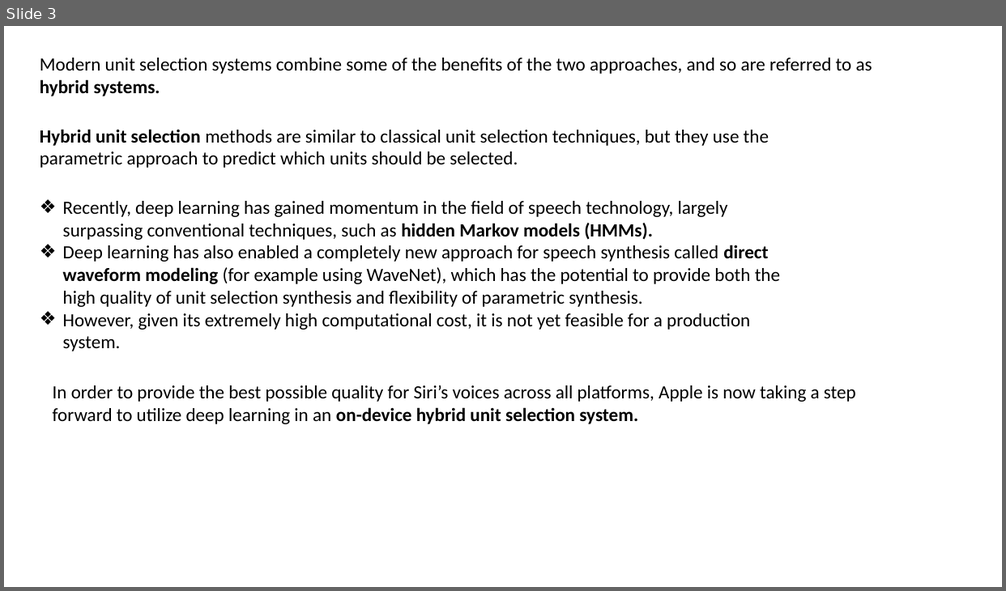
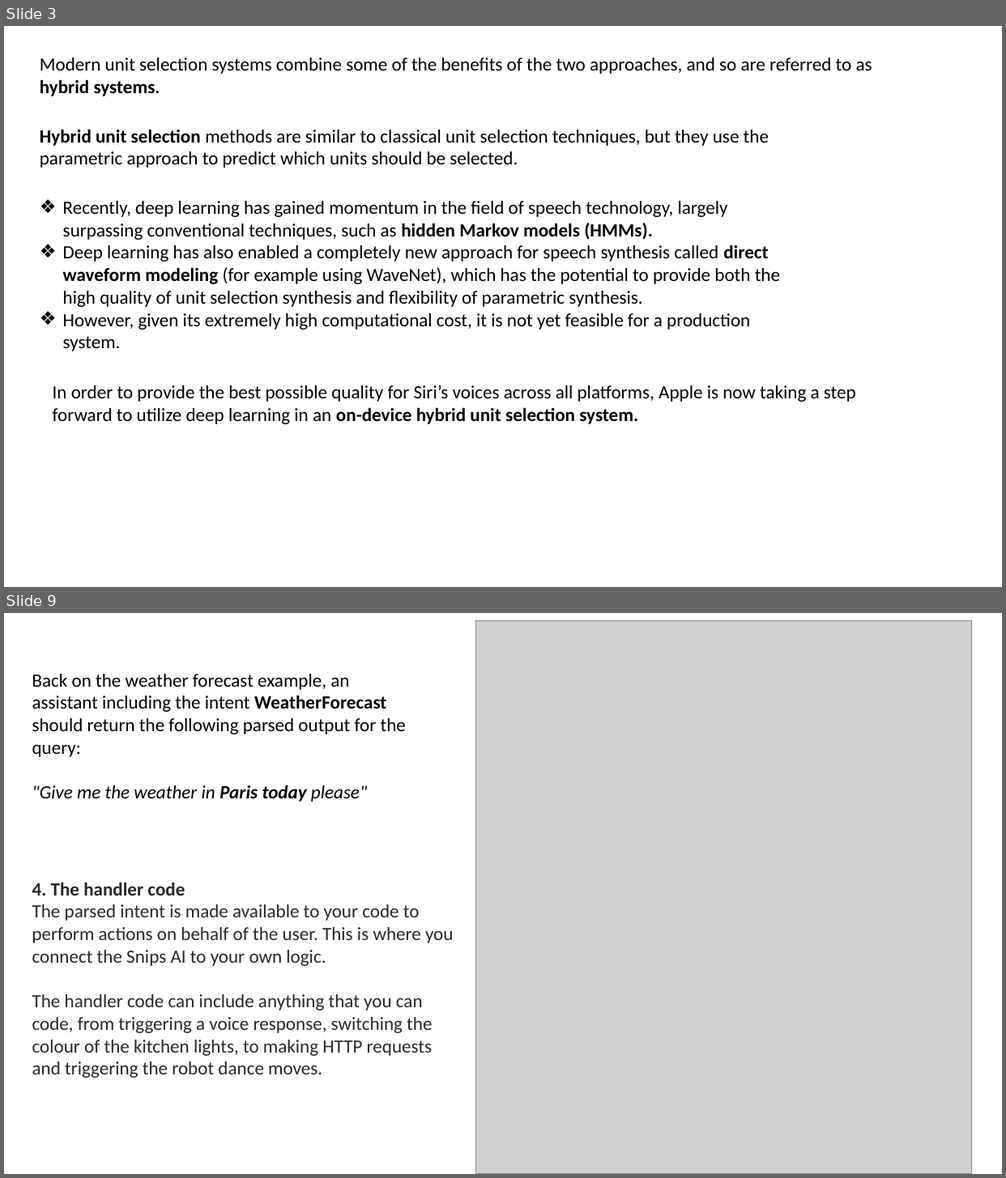
Before and after one commit to maddy6/LSTM_DEEP, a slide deck: Voice_Based_AI_Applications.pptx. Shown one above the other, each under a label of ours: slide 3 before the commit, slides 3 and 9 after it; the slides between them are not shown. The pictures are 1006x591 and 1006x1178 pixels, drawn with LibreOffice and Linux fonts; fonts in the diff are those of the drawing; grey boxes stand for pictures. Boxes give left, top, right and bottom in pixels: in the first picture for what was removed or moved away, otherwise in the second. Text is boxed around its words. In the diff, an @@ line names an element or a change of style, - is before the commit and + after.

```diff
--- a/Voice_Based_AI_Applications.pptx
+++ b/Voice_Based_AI_Applications.pptx
@@ slide 9 added at (4, 613, 1002, 1174), background #FFFFFF @@
@@ picture added at (475, 620, 972, 1174) @@
@@ text added at (32, 674, 406, 802), 18 pt, text #000000 @@
+Back on the weather forecast example, an assistant including the intent WeatherForecast should return the following parsed output for the query:
+"Give me the weather in Paris today please"
@@ text added at (32, 882, 453, 1078), 18 pt, text #24292E @@
+4. The handler code
+The parsed intent is made available to your code to perform actions on behalf of the user. This is where you connect the Snips AI to your own logic.
+The handler code can include anything that you can code, from triggering a voice response, switching the colour of the kitchen lights, to making HTTP requests and triggering the robot dance moves.
```
Also in this commit, not shown: 2 slides changed, 17 other slides added, 1 slide removed.
